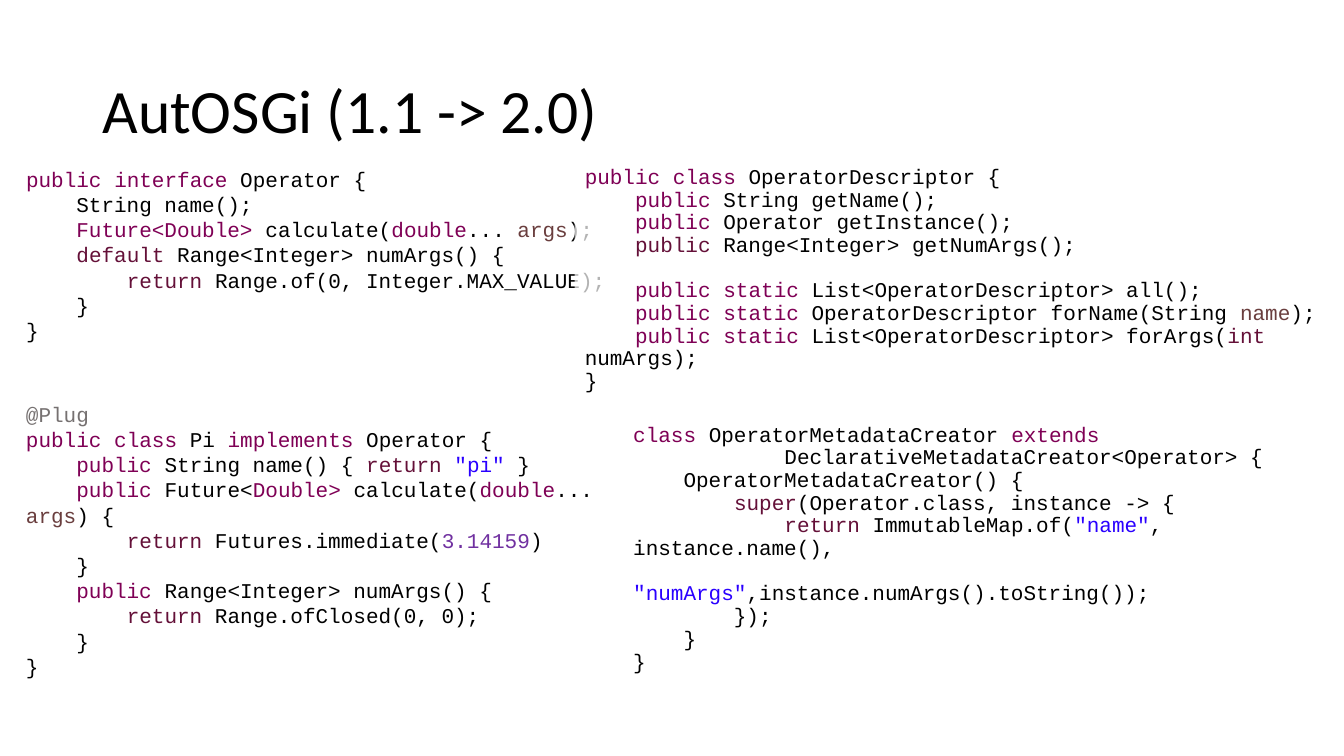
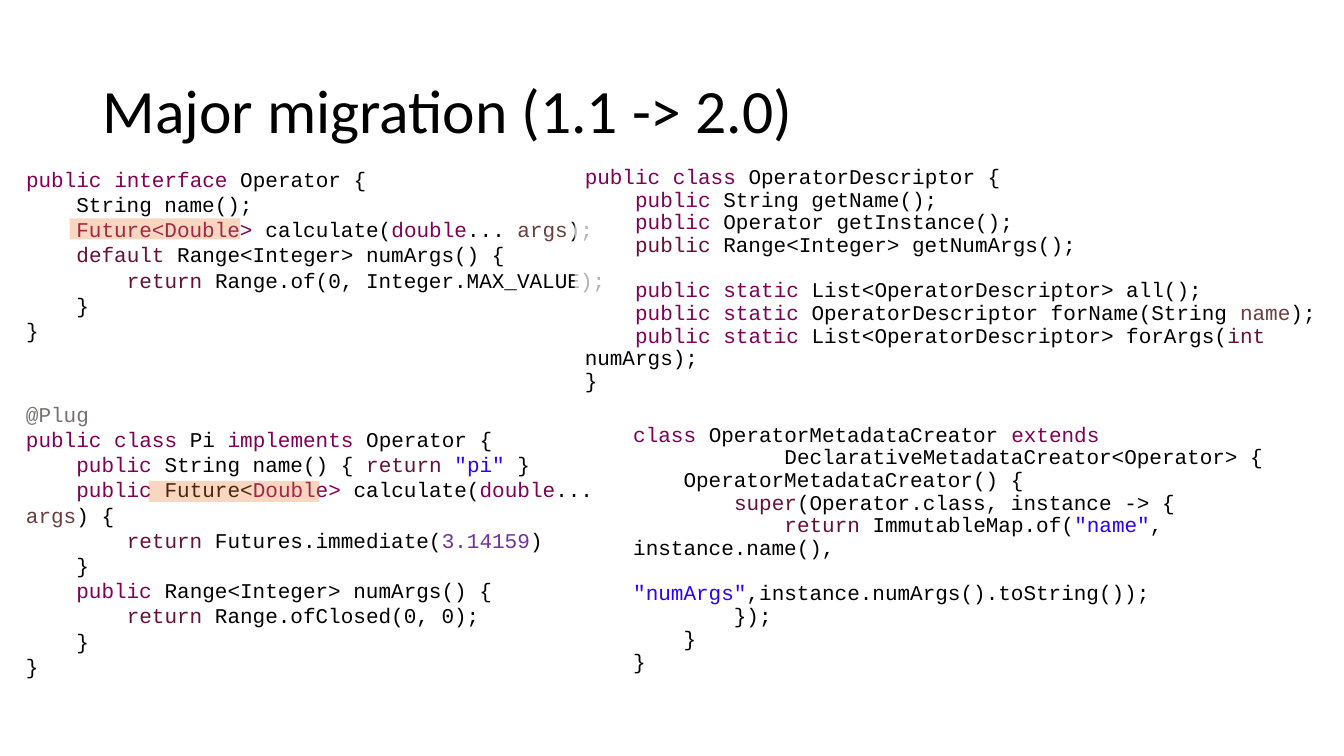
Before and after one commit to diffplug/sockets-and-plugs, a slide deck: slide 36 of Sockets and Plugs.pptx (slide 37 before the commit). Drawn at 1344x756 pixels with LibreOffice and Linux fonts; fonts in the diff are those of the drawing. Boxes give left, top, right and bottom in pixels: in the first picture for what was removed or moved away, otherwise in the second. Text is boxed around its words. In the diff, an @@ line names an element or a change of style, - is before the commit and + after.

Commit message:
Improvements to AutOSGi description.

```diff
--- a/Sockets and Plugs.pptx
+++ b/Sockets and Plugs.pptx
@@ title at [102, 88, 792, 144]: text changed @@
-AutOSGi (1.1 -> 2.0)
+Major migration (1.1 -> 2.0)
@@ rectangle added at [70, 219, 241, 240], fill #ED7D31 at 31% opacity @@
@@ rectangle added at [148, 481, 320, 502], fill #ED7D31 at 31% opacity @@
```
Also in this commit, not shown: 6 other slides changed, 1 slide removed.
